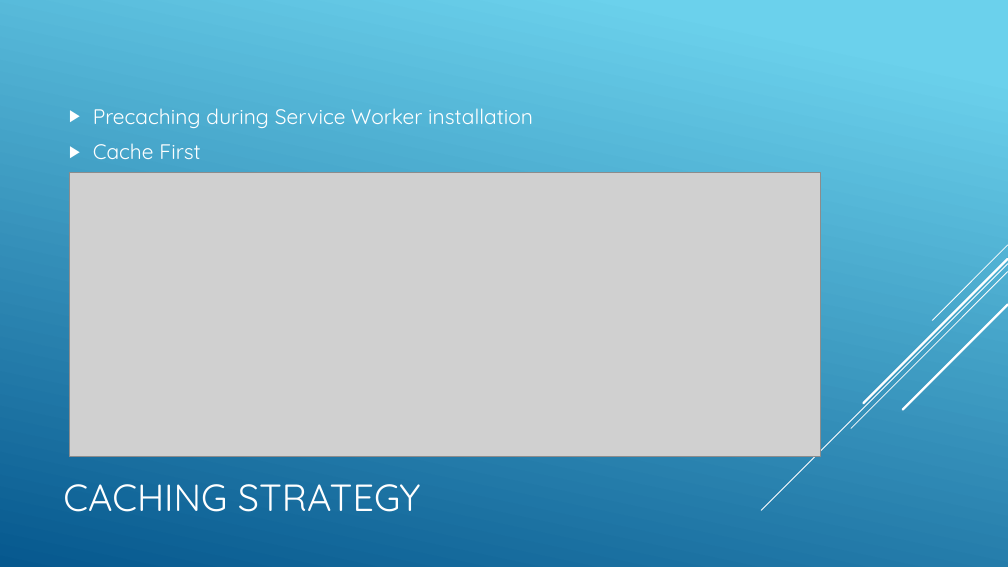
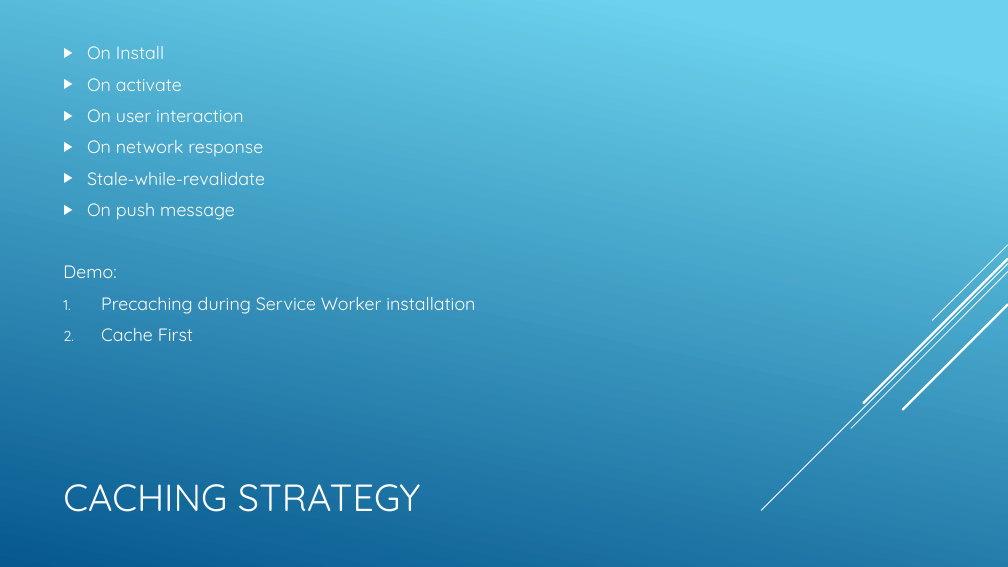
Before and after one commit to ngohungphuc/Presentation, a slide deck: slide 8 of Progressive Web App/PWA.pptx. Drawn at 1008x567 pixels with LibreOffice and Linux fonts; fonts in the diff are those of the drawing; grey boxes stand for pictures. Boxes give left, top, right and bottom in pixels: in the first picture for what was removed or moved away, otherwise in the second. Text is boxed around its words. In the diff, an @@ line names an element or a change of style, - is before the commit and + after.

Commit message:
update

```diff
--- a/Progressive Web App/PWA.pptx
+++ b/Progressive Web App/PWA.pptx
@@ text "On Install": place and size @@
-text "On Install" at <box>93,108,533,159</box>
+text "On Install" at <box>63,46,475,341</box>
@@ text at <box>63,46,265,278</box>: paragraphs added @@
+▶ On Install
+▶ On activate
+▶ On user interaction
+▶ On network response
+▶ Stale-while-revalidate
+▶ On push message
+Demo:
@@ picture removed at <box>70,173,820,457</box> @@
@@ text at <box>101,297,475,341</box>: size 20 to 17 pt in "Precaching during Service Worker installation", "Cache First"; bullet ▶ to 1. @@
```
Also in this commit, not shown: 1 slide added.
